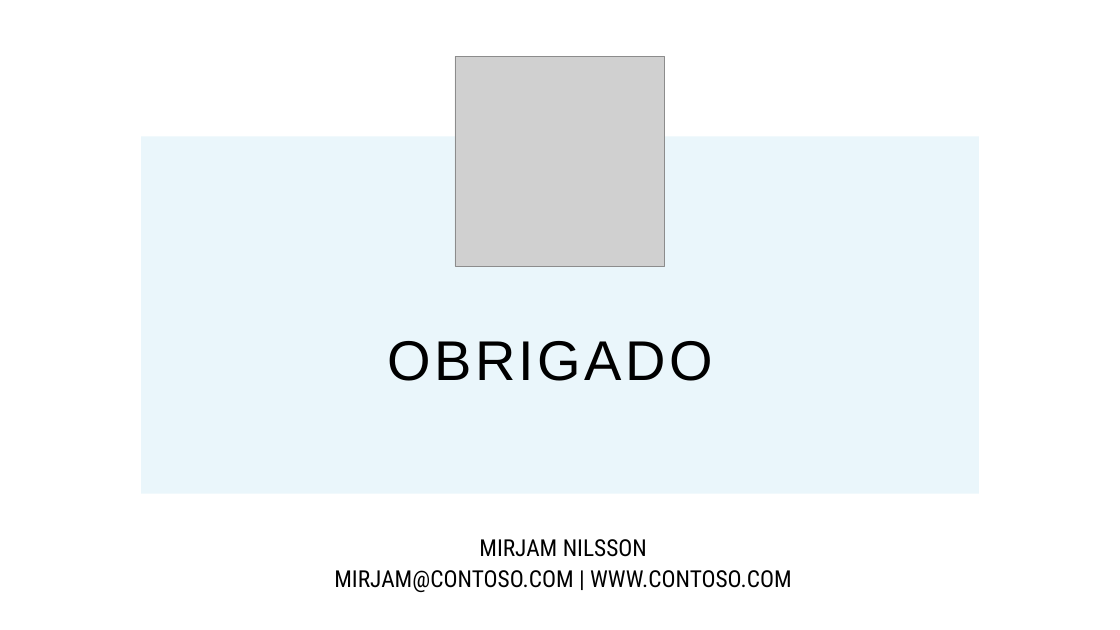
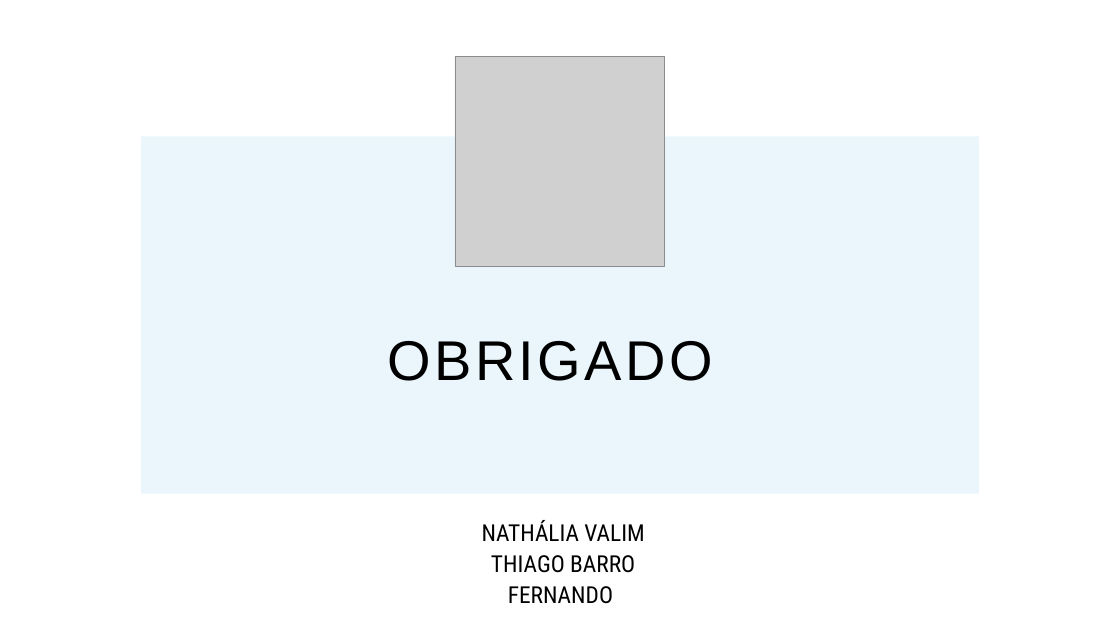
Before and after one commit to tbgbarros/PI-2-DSM2SEM, a slide deck: slide 15 of APRESENTAÇÕES/GPO.pptx. Drawn at 1120x630 pixels with LibreOffice and Linux fonts; fonts in the diff are those of the drawing; grey boxes stand for pictures; background and template pictures are left out. Boxes give left, top, right and bottom in pixels: in the first picture for what was removed or moved away, otherwise in the second. Text is boxed around its words. In the diff, an @@ line names an element or a change of style, - is before the commit and + after.

```diff
--- a/APRESENTAÇÕES/GPO.pptx
+++ b/APRESENTAÇÕES/GPO.pptx
@@ text at [482,520,644,604]: text changed @@
-MIRJAM NILSSON
-MIRJAM@CONTOSO.COM | WWW.CONTOSO.COM
+NATHÁLIA VALIM
+THIAGO BARRO
+FERNANDO
```
Also in this commit, not shown: 2 other slides changed, 1 slide added, 1 slide removed.
